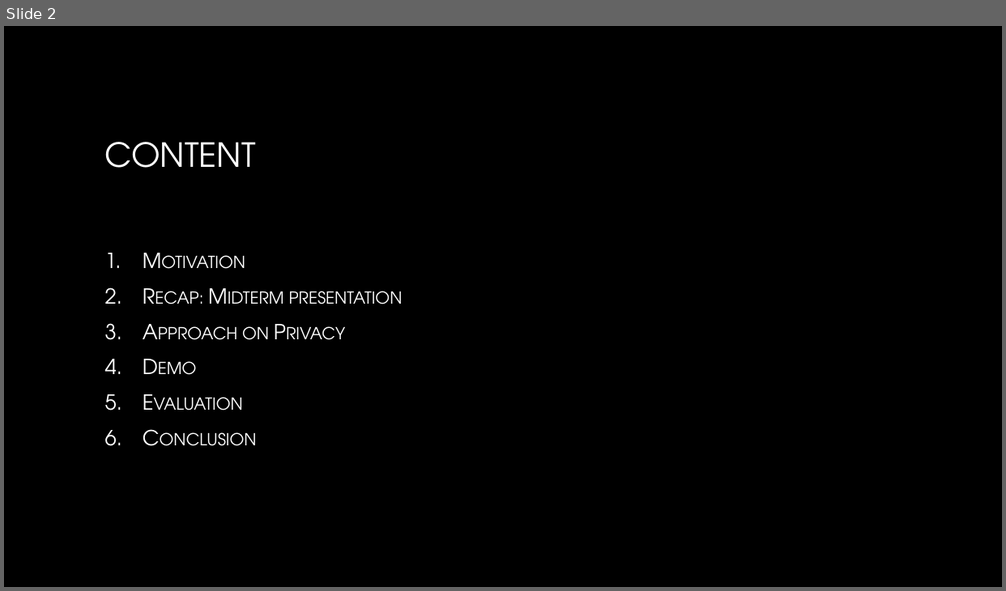
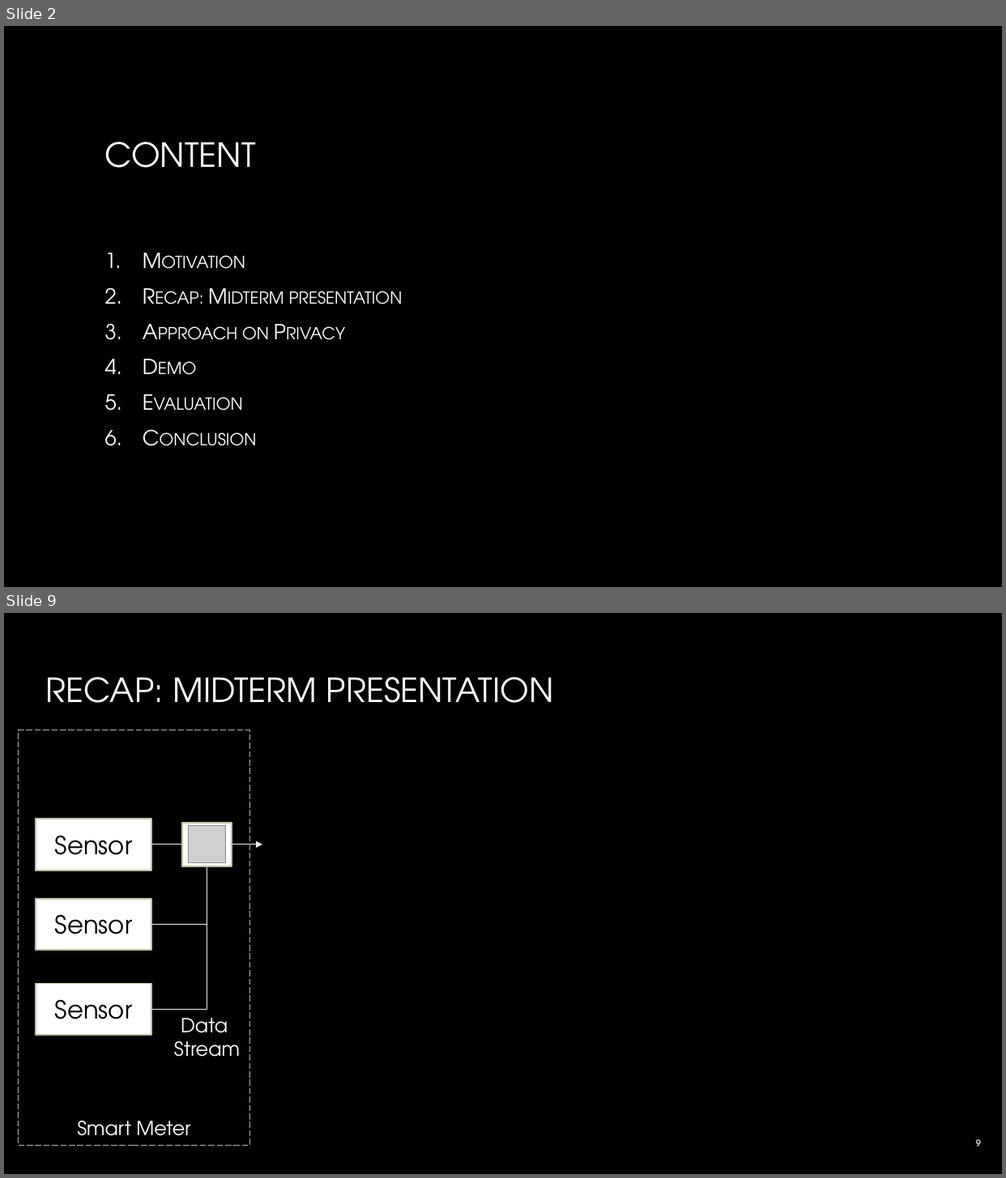
Before and after one commit to JacobEberhardt/decentralized-energy-trading, a slide deck: documentation/finalPresentation.pptx. Shown one above the other, each under a label of ours: slide 2 before the commit, slides 2 and 9 after it; the slides between them are not shown. The pictures are 1006x591 and 1006x1178 pixels, drawn with LibreOffice and Linux fonts; fonts in the diff are those of the drawing; grey boxes stand for pictures; background and template pictures are left out. Boxes give left, top, right and bottom in pixels: in the first picture for what was removed or moved away, otherwise in the second. Text is boxed around its words. In the diff, an @@ line names an element or a change of style, - is before the commit and + after.

Commit message:
Update final presentation draft
Add Motivation and Recap from Midterm presentation

```diff
--- a/documentation/finalPresentation.pptx
+++ b/documentation/finalPresentation.pptx
@@ slide 9 added at [4, 613, 1002, 1174], background picture (left out) @@
@@ title added at [45, 677, 554, 703], 32 pt, text gradient #FFFFFF to #A6A6A6 @@
+RECAP: MIDTERM PRESENTATION
@@ rectangle added at [19, 730, 249, 1146], outline #B0B0B0 0.75 pt dashed @@
@@ rectangle added at [36, 819, 151, 871], fill #FFFFFF, outline #BFBFA5 1.5 pt, 24 pt, text #000000 @@
+Sensor
@@ rectangle added at [182, 823, 232, 867], fill #FFFFFF, outline #BFBFA5 1.5 pt @@
@@ picture added at [188, 825, 225, 862] @@
@@ elbow arrow added from (151, 924) to (262, 845), #EBEBEB 0.75 pt @@
@@ elbow arrow added from (151, 1010) to (262, 845), #EBEBEB 0.75 pt @@
@@ arrow added from (151, 845) to (262, 845), #EBEBEB 0.75 pt @@
@@ rectangle added at [36, 899, 151, 951], fill #FFFFFF, outline #BFBFA5 1.5 pt, 24 pt, text #000000 @@
+Sensor
@@ rectangle added at [36, 983, 151, 1035], fill #FFFFFF, outline #BFBFA5 1.5 pt, 24 pt, text #000000 @@
+Sensor
@@ text added at [174, 1018, 240, 1057], 18.7 pt, text #FFFFFF @@
+Data
+Stream
@@ text added at [77, 1121, 190, 1136], 18.7 pt, text #FFFFFF @@
+Smart Meter
@@ page number added at [976, 1139, 981, 1147], 9 pt, text #BFBFBF, bold @@
+9
```
Also in this commit, not shown: 4 slides changed, 7 other slides added.
